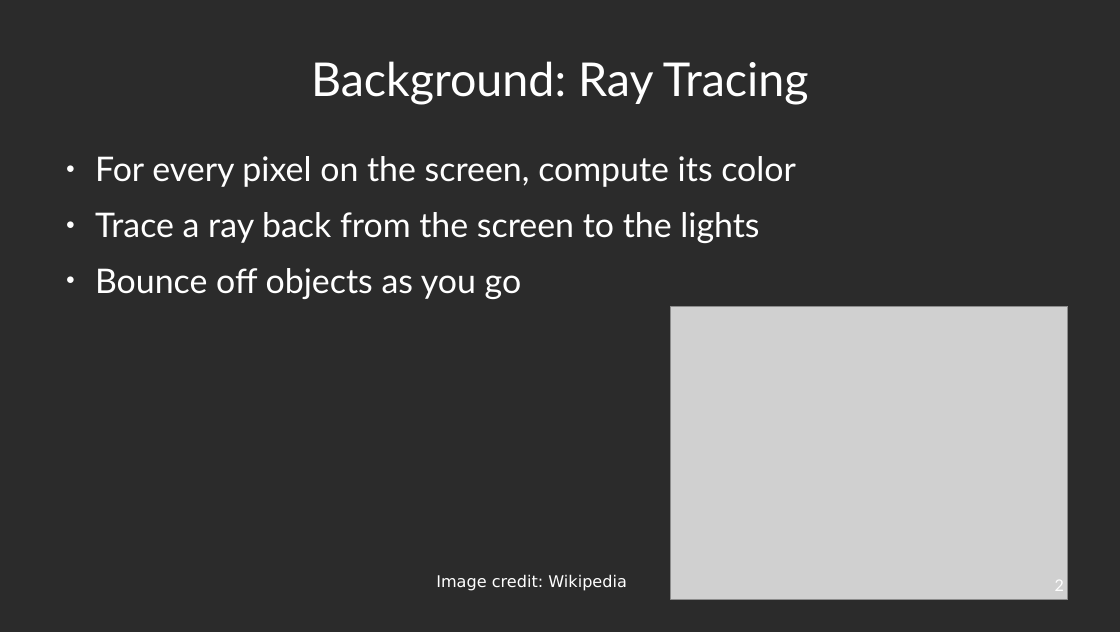
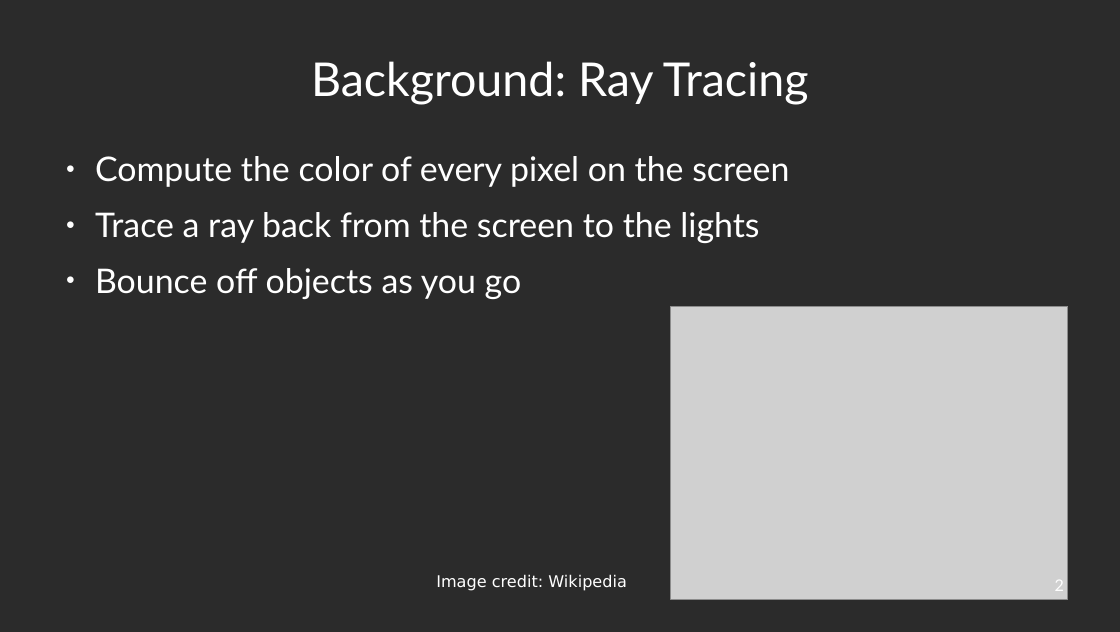
Before and after one commit to robinleegit/raytracer, a slide deck: slide 2 of presentation/presentation.odp. Drawn at 1120x632 pixels with LibreOffice and Linux fonts; fonts in the diff are those of the drawing; grey boxes stand for pictures; background and template pictures are left out; a plain dark background stands for a picture behind light text. Boxes give left, top, right and bottom in pixels: in the first picture for what was removed or moved away, otherwise in the second. Text is boxed around its words. In the diff, an @@ line names an element or a change of style, - is before the commit and + after.

Commit message:
Presentation update

```diff
--- a/presentation/presentation.odp
+++ b/presentation/presentation.odp
@@ text at [95, 156, 789, 187]: text changed @@
-● For every pixel on the screen, compute its color
+● Compute the color of every pixel on the screen
```
Also in this commit, not shown: 1 other file.
